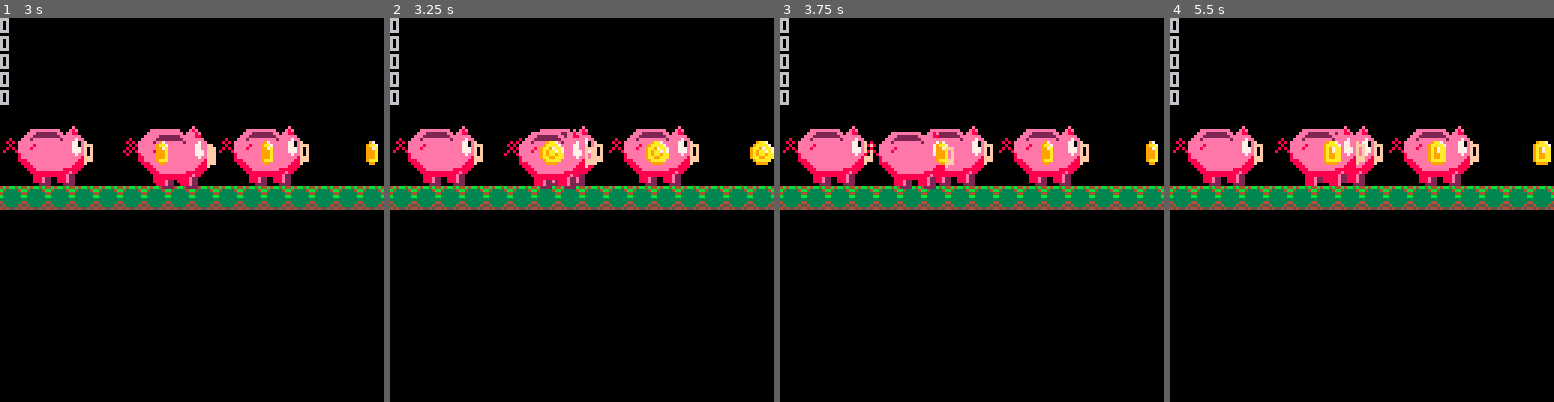
Above: before the commit, frames 1-4 (left to right).
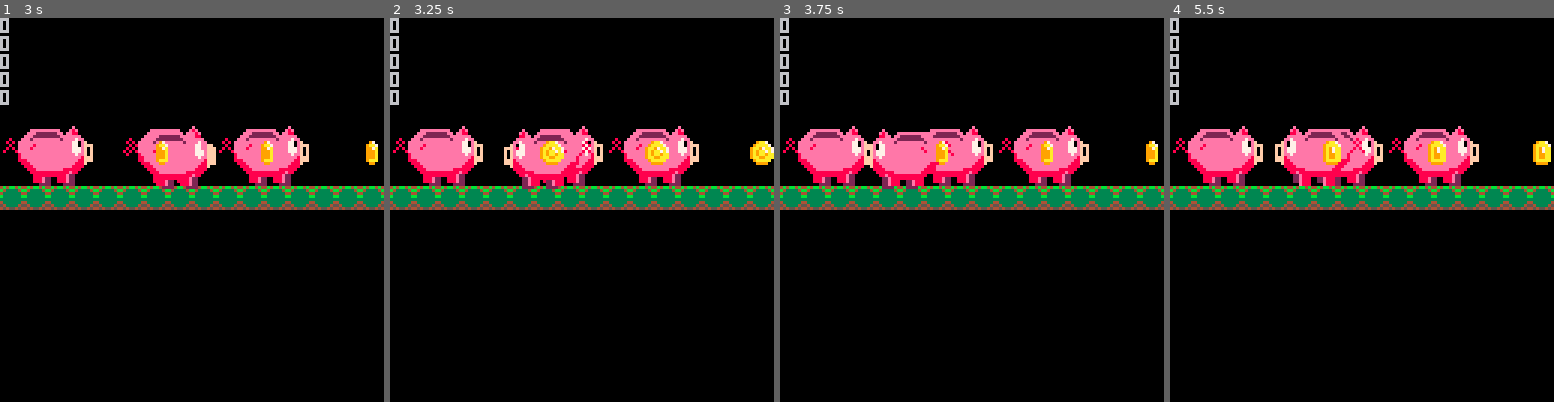
Above: after the commit, the same moments.

Repository: Houzvicka/ld44
Game: PICO-8 cartridge piggy.p8
Same seed, same stepped clock (60 frames per second), same inputs: the game is played once before the commit and once after it.
Inputs:
- Up to frame 1 (3 s): hold Right 1.6-2.1 s; hold Up 2.15-2.42 s; hold Right from 2.47 s (still down)
- Up to frame 2 (3.25 s): release Right at 3.03 s; hold Left from 3.08 s (still down)
- Up to frame 3 (3.75 s): release Left at 3.58 s
- Up to frame 4 (5.5 s): hold Right 4.02-4.68 s; hold Up 4.73-5.03 s; hold Left from 5.08 s (still down)

Frame 1 is identical in both runs. In frame 2, 1.2% of the frame differs, in the area x 29-54%, y 28-45%; in frame 3, 1.0%; in frame 4, 1.2%, in the area x 27-51%, y 28-44%.

Commit message:
flipping by changing direction;

Diff:
--- a/piggy.p8
+++ b/piggy.p8
@@ -40,6 +40,7 @@
 	player.lives = 0
 	player.ncoin = 0
 	player.sprite = 64
+	player.flip = false
 end
 
 function animate_player()
@@ -71,19 +72,22 @@
  if btn(1) then
    player.x+=1 --right
    animate_player()
+   player.flip = false
  end
 
  --move player left
  if btn(0) then
    player.x-=1 --left
    animate_player()
+   --flip the sprite
+   player.flip = true
  end
 
  --move to new position
  player.y+=player.dy
 end
 function draw_player()
-	spr(player.sprite,player.x,player.y,4,4)
+	spr(player.sprite,player.x,player.y,4,4,player.flip )
 end
 -->8
 //coin
